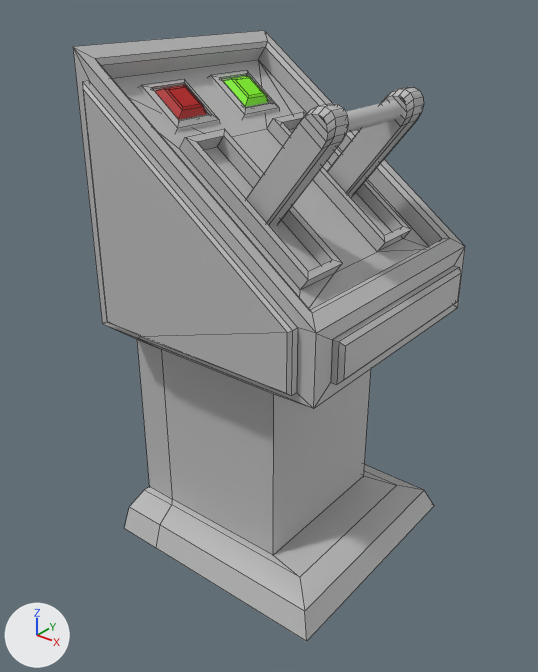
The FBX model Assets/Models/Panels/Lever.fbx as it was, and as the next commit left it.
One viewpoint serves both versions: a camera (50 mm lens) standing at (0.0213, -0.0164, 0.0221) and looking at (0.0047, 0.0044, 0.0092). The lights are fixed; the arrows at lower left show +X, +Y and +Z. Mesh edges are drawn as thin lines on the coarser meshes. Where no turn or scale is listed for an object, it has been applied to the vertices. Vertices at the same position are counted once.

The first picture shows 'Button_for_lever', 'Button_for_lever1', 'Lever__Peddestle', 'handle', 'left_bar', 'right_bar'.
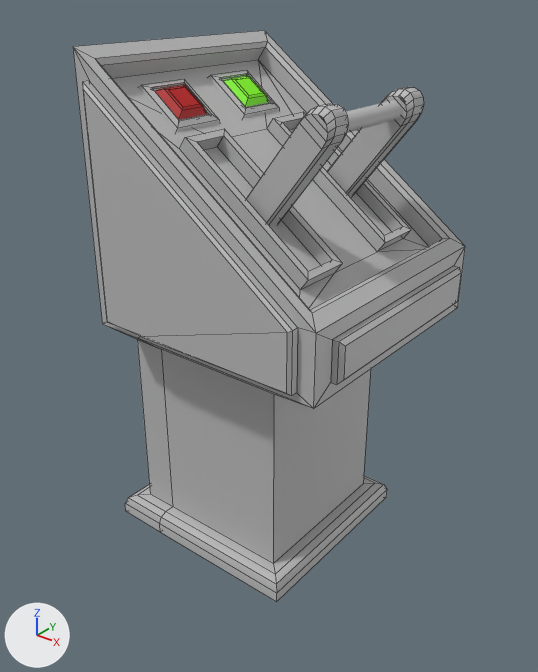
Where the newer file only moved an object's origin or applied its transform, the numbers keep the older frame.

The edits, one by one:
me_mesh_001 is used by ob_lever__peddestle; location (0.01, 0.0, 0.0).
me_mesh_001 had 132 vertices, 122 faces and spanned x -0.01..0.0004, y -0.0004..0.0104, z 0.0..0.02.
me_mesh_001 now has 138 vertices, 139 faces and spans x -0.0108..0.0004, y -0.0004..0.0104, z 0.0..0.02.
Part 1, on me_mesh_001:
24 vertices are removed from x -0.01..0.0, y 0.0..0.01, z 0.0..0.0013.
21 faces are deleted.
18 vertices are added at x -0.0108..-0.0021, y 0.0008..0.0092, z 0.0..0.0009.
6 new vertices lie (0.0, 0.0, -0.0078) away from vertices in x -0.01..-0.0029, y 0.0016..0.0084, z 0.0087.
6 new vertices lie (0.0, 0.0, 0.0005) away from vertices in x -0.0108..-0.0021, y 0.0008..0.0092, z 0.0.
38 new faces join them.

Where the change shows, as pixel boxes (x1, y1, x2, y2) in the pictures (538 x 672 px):
'Lever__Peddestle', reshaped (6% shorter)
    before: (73, 30, 465, 641)
    after: (73, 30, 465, 602)
part 1 of me_mesh_001, built on
    before: (124, 340, 434, 641)
    after: (125, 340, 387, 602)
